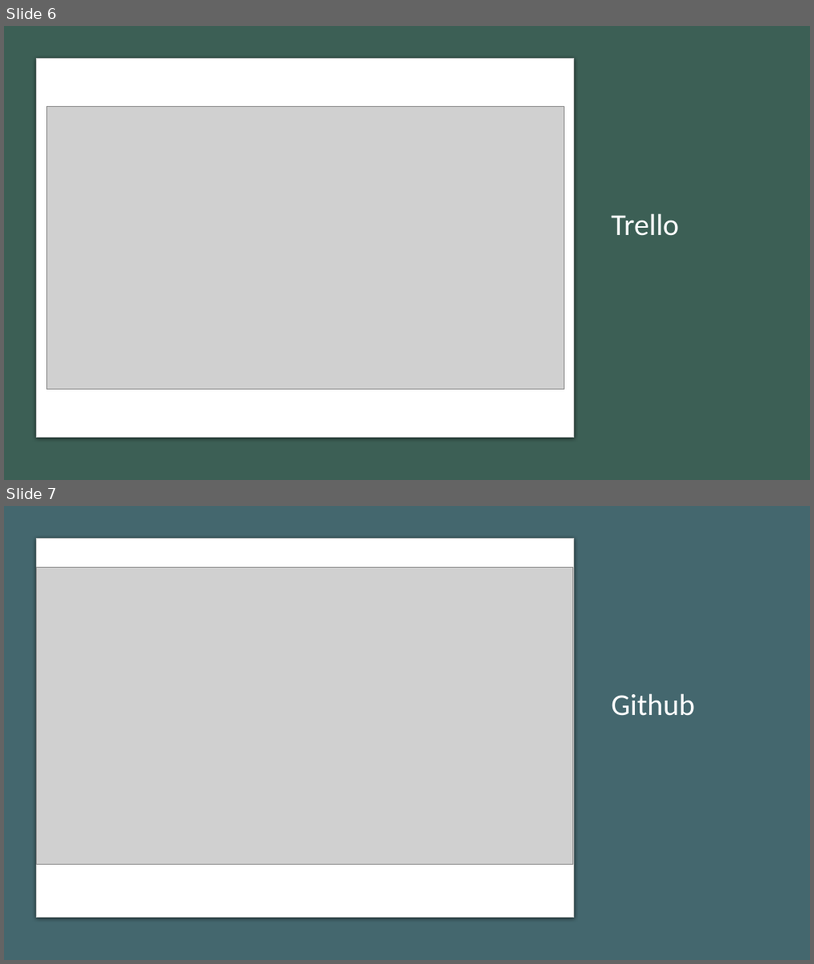
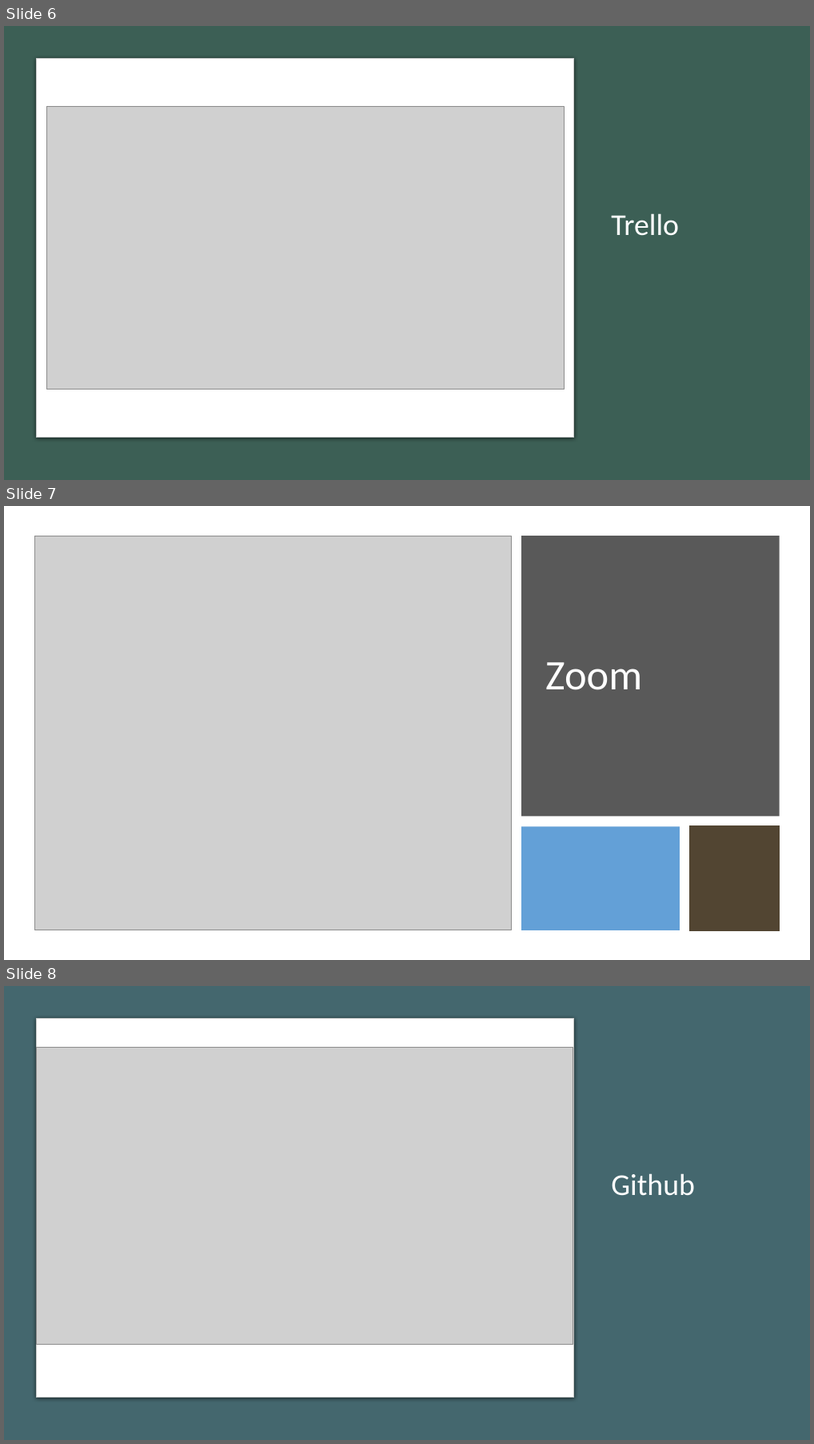
Before and after one commit to Andrew-Rendler/CSPB-3308-Project---Crypto-Tracker, a slide deck: CryptoTrackerPrez.pptx. Shown one above the other, each under a label of ours: slides 6 and 7 before the commit, slides 6, 7 and 8 after it. The pictures are 814x964 and 814x1444 pixels, drawn with LibreOffice and Linux fonts; fonts in the diff are those of the drawing; grey boxes stand for pictures. Boxes give left, top, right and bottom in pixels: in the first picture for what was removed or moved away, otherwise in the second. Text is boxed around its words. In the diff, an @@ line names an element or a change of style, - is before the commit and + after.

Commit message:
with zoom slide

```diff
--- a/CryptoTrackerPrez.pptx
+++ b/CryptoTrackerPrez.pptx
@@ slide 7 added at [4,506,810,960], background #FFFFFF @@
@@ picture added at [35,536,511,930] @@
@@ rectangle added at [522,536,780,816], fill #595959 @@
@@ title added at [546,662,642,690], 50 pt, text #FFFFFF @@
+Zoom
@@ rectangle added at [522,827,680,930], fill #5B9BD5 at 95% opacity @@
@@ rectangle added at [690,827,780,931], fill #524532, outline #524532 2 pt @@
@@ what was slide 7 is now slide 8 @@
```
